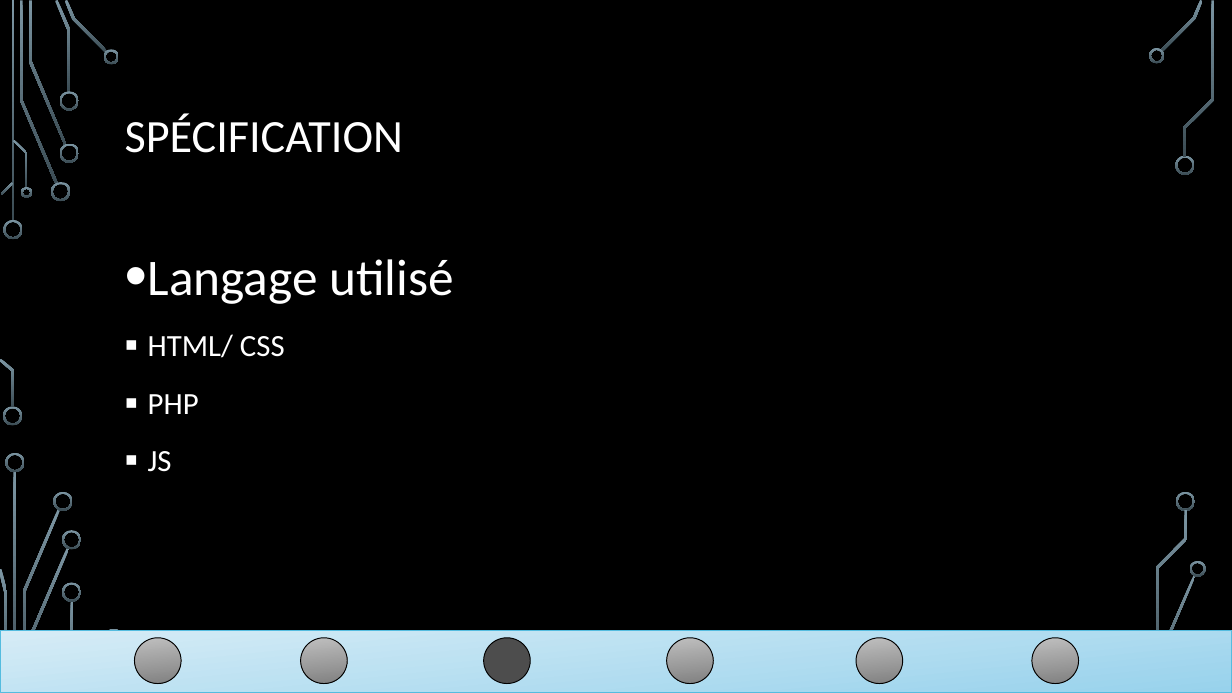
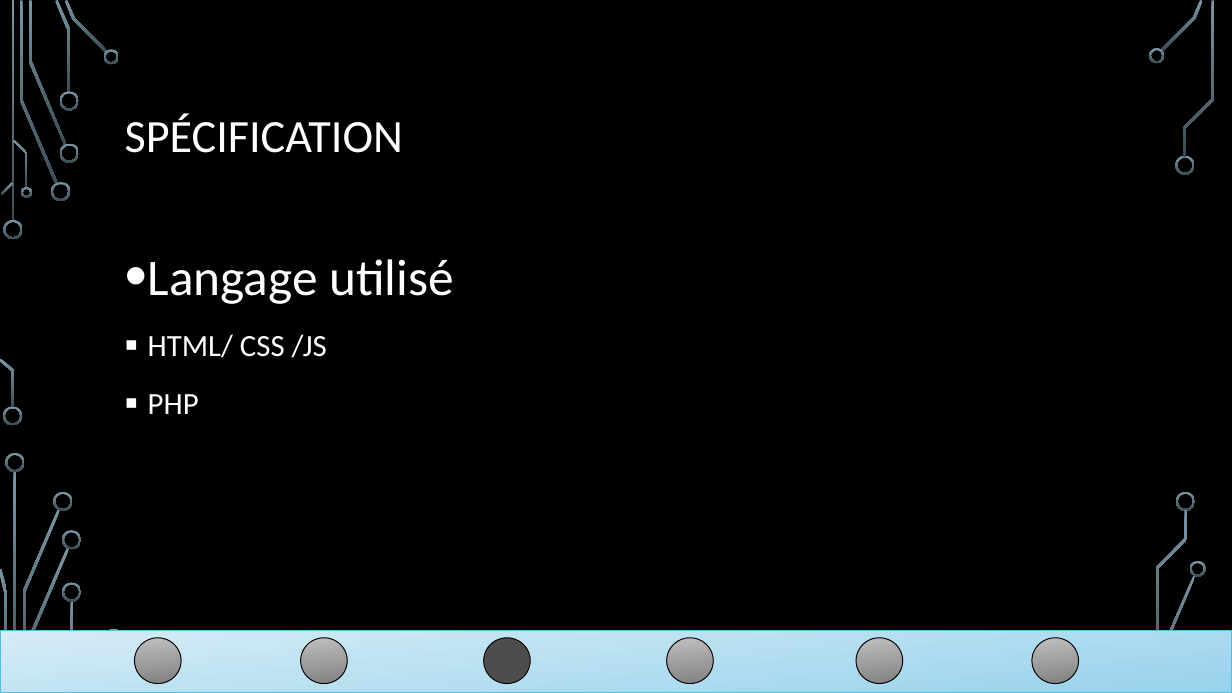
Before and after one commit to linh1902/gameshark, a slide deck: slide 8 of doc/ppt_gameshark.pptx (slide 10 before the commit). Drawn at 1232x693 pixels with LibreOffice and Linux fonts; fonts in the diff are those of the drawing; background and template pictures are left out. Boxes give left, top, right and bottom in pixels: in the first picture for what was removed or moved away, otherwise in the second. Text is boxed around its words. In the diff, an @@ line names an element or a change of style, - is before the commit and + after.

```diff
--- a/doc/ppt_gameshark.pptx
+++ b/doc/ppt_gameshark.pptx
@@ text at (148,334,327,358): text changed @@
-▪ HTML/ CSS
+▪ HTML/ CSS /JS
@@ text at (148,451,172,472): paragraph removed @@
-▪ JS
```
Also in this commit, not shown: 11 other slides changed, 2 slides removed, 6 other files.
